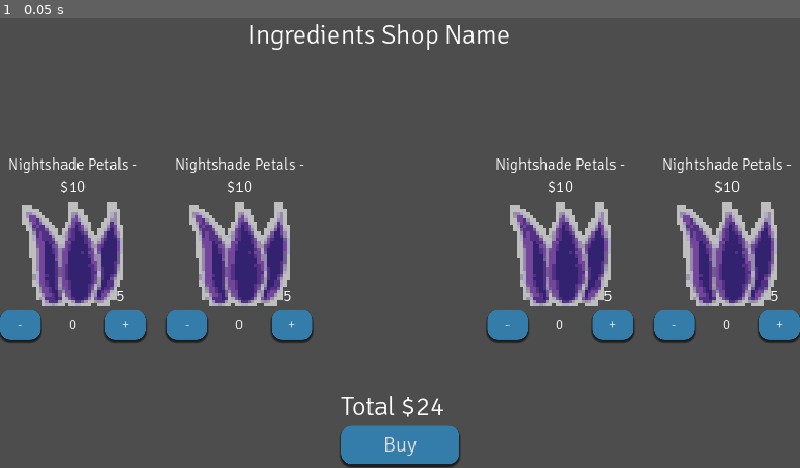
Above: before the commit, frame 1.
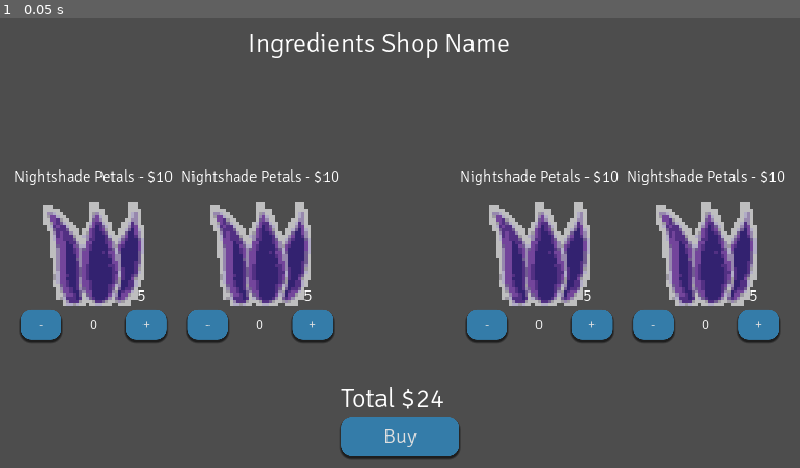
Above: after the commit, the same moment.

Repository: HuskyGameDev/2024s-team3
Game: Godot game, scene res://Scenes/Screens/NightShop/NightShop.tscn
The game is run twice, just before and just after one commit, with the same random seed, the same clock (stepped at 60 frames per second) and the same inputs. This scene is started directly instead of the project's main scene.
Inputs:
- Up to frame 1 (0.05 s): no input

The runs differ from the first frame. In frame 1, 17% of the frame differs, in the area x 0-100%, y 1-100%.

Commit message:
ingredient shop spacing (again)

Diff:
--- a/Scenes/Screens/NightShop/NightShop.tscn
+++ b/Scenes/Screens/NightShop/NightShop.tscn
@@ -5,9 +5,10 @@
 
 [node name="NightShop" type="Control"]
 layout_mode = 3
-anchors_preset = 15
 anchor_right = 1.0
 anchor_bottom = 1.0
+offset_top = 20.0
+offset_bottom = -20.0
 grow_horizontal = 2
 grow_vertical = 2
 theme = ExtResource("1_lylop")
@@ -50,12 +51,12 @@
 
 [node name="OfferingsHBox" type="HBoxContainer" parent="."]
 layout_mode = 1
-anchors_preset = 14
+anchors_preset = -1
 anchor_top = 0.5
 anchor_right = 1.0
 anchor_bottom = 0.5
-offset_top = -217.0
-offset_bottom = 217.0
+offset_left = 50.0
+offset_right = -50.0
 grow_horizontal = 2
 grow_vertical = 2
 theme_override_constants/separation = 50
--- a/Scenes/Screens/NightShop/NightShopIngredient.tscn
+++ b/Scenes/Screens/NightShop/NightShopIngredient.tscn
@@ -16,14 +16,17 @@
 script = ExtResource("2_xan1k")
 
 [node name="NameLabel" type="Label" parent="."]
+custom_minimum_size = Vector2(0, 100)
 layout_mode = 1
 anchors_preset = -1
 anchor_right = 1.0
+offset_left = -20.0
+offset_right = 20.0
 offset_bottom = 42.0
 grow_horizontal = 2
 grow_vertical = 0
 theme_override_font_sizes/font_size = 38
-text = "Sunflower Seeds - $3"
+text = "Nightshade Petals - $31"
 horizontal_alignment = 1
 vertical_alignment = 1
 autowrap_mode = 3
